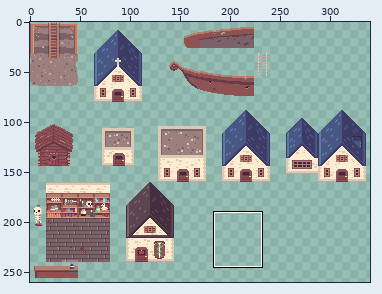
A sprite sheet gets an edit: static/images/large-sprites.png. The picture above shows the old version from afar; the outline marks the close-up.
Close-up. As it was:
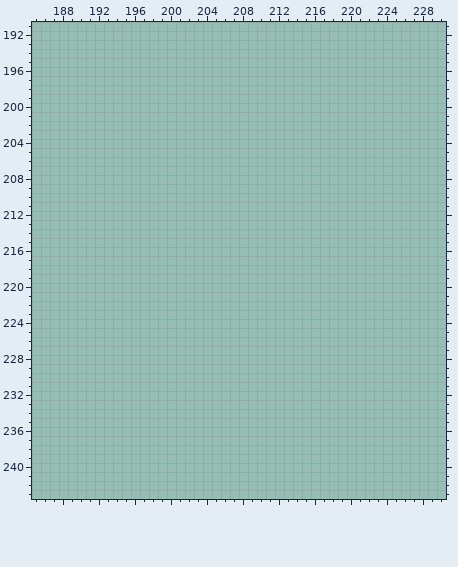
The file is 400x400 pixels. Shown: x 185..230, y 191..243. The wide view leaves out empty margins. The commit also changed other parts of the picture, which this record leaves out.
Palette (. is transparent): 
Pixels before (only the part around the change), first column x 185:
191 ..............................................
192 ..............................................
193 ..............................................
194 ..............................................
195 ..............................................
196 ..............................................
197 ..............................................
198 ..............................................
199 ..............................................
200 ..............................................
201 ..............................................
202 ..............................................
203 ..............................................
204 ..............................................
205 ..............................................
206 ..............................................
207 ..............................................
208 ..............................................
209 ..............................................
210 ..............................................
211 ..............................................
212 ..............................................
213 ..............................................
214 ..............................................
215 ..............................................
216 ..............................................
217 ..............................................
218 ..............................................
219 ..............................................
220 ..............................................
221 ..............................................
222 ..............................................
223 ..............................................
224 ..............................................
225 ..............................................
226 ..............................................
227 ..............................................
228 ..............................................
229 ..............................................
230 ..............................................
231 ..............................................
232 ..............................................
233 ..............................................
234 ..............................................
235 ..............................................
236 ..............................................
237 ..............................................
238 ..............................................
239 ..............................................
240 ..............................................
241 ..............................................
242 ..............................................
243 ..............................................
And afterwards:
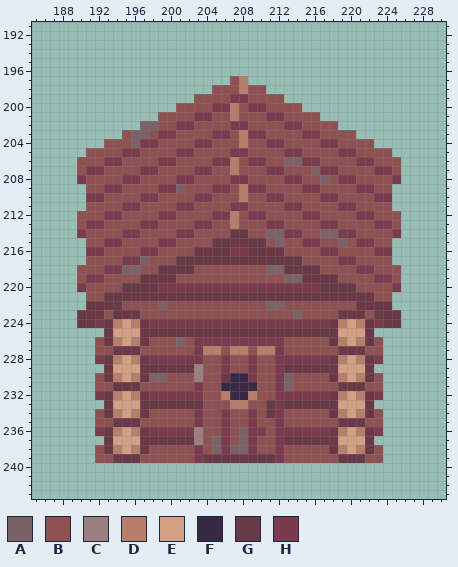
Colours new in this view: A #7b6268  B #8f5252  C #9c807e  D #b87e6c  E #d3a084  F #392945  G #6a3948  H #7a3b4f
Difference:
Changed rows in their new state; - is an unchanged pixel.
first column x 190:
197 -----------------BD-----------------
198 ---------------BBBDBB---------------
199 -------------BBBBHHBBBB-------------
200 -----------BBBBHHDBHHBBBB-----------
201 ---------BBBBHHBBDBBBHHBBBB---------
202 -------AABBHHBBBBHHBBBBHHBBBB-------
203 -----BAABHHBBBBHHBDHHBBBBHHBBBB-----
204 ---BBBAHHBBBBHHBBBDBBHHBBBBHHBBBB---
205 -BBBBHHBBBBHHBBBBHHBBBBHHBBBBHHBBBB-
206 BBBHHBBBBHHBBBBHHDBHHBBAAHHBBBBHHBBB
207 BHHBBBBHHBBBBHHBBDBBBHHBBBAHHBBBBHHB
208 HBBBBHHBBBBHHBBBBHHBBBBHHBBABHHBBBBH
209 -BBHHBBBBHHABBBHHBDHHBBBBHHBBBBHHBB-
210 -HHBBBBHHBBBBHHBBBDBBHHBBBBHHBBBBHH-
211 -BBBBHHBBBBHHBBBBHHBBBBHHBBBBHHBBBB-
212 BBBHHBBBBHHBBBBHHDBHHBBBBHHBBBBHHBBB
213 BHHBBBBHHBBBBHHBBDBBBHHBBBBHHBBBBHHB
214 HBBBBHHBBBBHHBBBBGGBBAAHHBBAAHHBBBBH
215 -BBHHBBBBHHBBBBGGGGGGBABBHHBBABHHBB-
216 -HHBBBBHHBBBBGGGGHHGGGGBBBBHHBBBBHH-
217 -BBBBHHABBBGGGGGGGGGGGGGGBBBBHHBBBB-
218 BBBHHAABBGGGGBBBBBBBBAAGGGGBBBBHHBBB
219 BHHBBBBGGGGBBBBBBBBBBBBAAGGGGBBBBHHB
220 HBBBBGGGGHHHHHHHHHHHHHHHHHHGGGGBBBBH
221 -BBGGGGGGGGGGGGGGGGGGGGGGGGGGGGGGBB-
222 -GGGGBBBBABBBBBBBBBBBAABBBBBBBBGGGG-
223 GGGBGGGBBBBBBBBBBBBBBBBBABBBBGGGBGGG
224 GGHGDEDGHHHHHHHHHHHHHHHHHHHHGDEDGHGG
225 ---GEEEGGGGGGGGGGGGGGGGGGGGGGEEEG---
226 --BGDEDGBBBABHHHHHHHHHHBBBBBGDEDGB--
227 --BBGGGBBBBBBHDDBDDBDDHBBBBBBGGGBB--
228 --HGDEDGHHHHHHBBHBBHBBHHHHHHGDEDGH--
229 ---GEEEGGGGGGCBBHBBHBBHGGGGGGEEEG---
230 --BGDEDGAABBBCBBGFFHBBHABBBBGDEDGB--
231 --BBGGGBBBBBBHBBFFFFBBHABBBBBGGGBB--
232 --HGDEDGHHHHHHBBDFFDBBHHHHHHGDEDGH--
233 ---GEEEGGGGGGGBBBDDBBGHGGGGGGEEEG---
234 --BGDEDGBBBBBHBBHBBHBGHBBBBBGDEDGB--
235 --BBGGGBBBBBBHBBHBBHBBHBBBBBBGGGBB--
236 --HGDEDGHHHHHCBBHBAHHBHHHHHHGDEDGH--
237 ---GEEEGGGGGGCBAHBAHBBHGGGGGGEEEG---
238 --BGDEDGBBBBBHBAHAAHBBHBBBBBGDEDGB--
239 --BBGGGBBBBBBHGGGGGGGGHBBBBBBGGGBB--
Changed places in both close-ups, as pixel boxes (x1, y1, x2, y2):
added: (77, 76, 401, 463)
